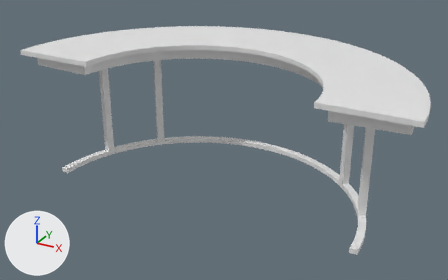
Renders of the glTF model public/models/table.glb from each side of a commit.
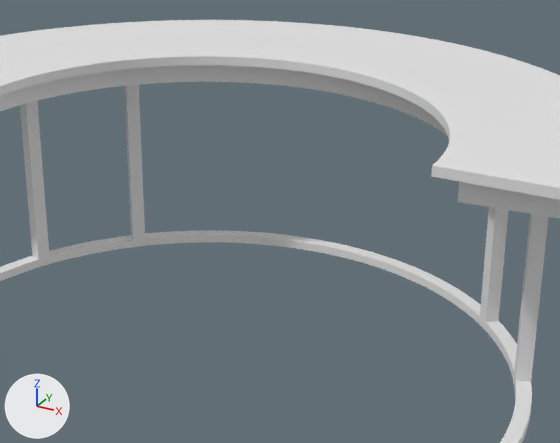
Each version appears first whole from a camera (50 mm lens) standing at (2.26, -3.6, 2.44) and looking at (-0.09, 0.67, 0.31), and next in a close-up on the part from 20% to 85% of the width and 6% to 88% of the height. Every picture has the same lights, and +X, +Y and +Z are marked at lower left. The first two pictures are the older version. Where no turn or scale is listed for an object, it has been applied to the vertices. Vertices at exactly the same position are counted once.

Objects in the first close-up: 'FootBrace', 'Leg_1', 'Leg_2', 'Leg_3', 'Leg_4', 'Skirt', 'Top'.
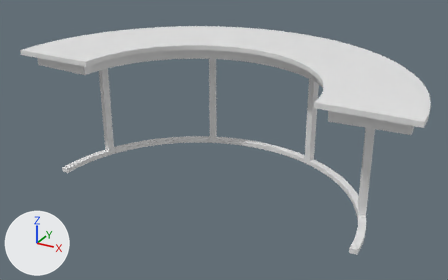
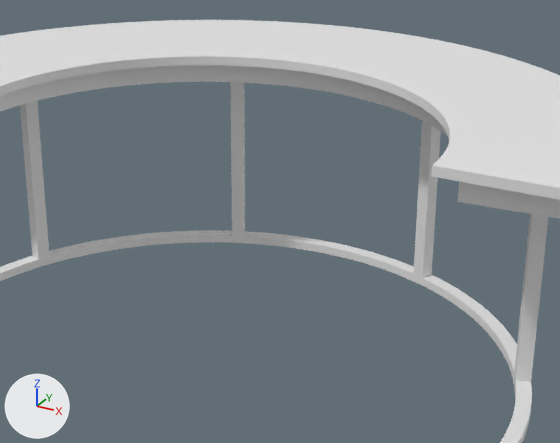
What changed in the scene script:
```text
Change me_leg_1:
    used by ob_leg_1; location = (0.0, 0.0, 0.0)
    remove me_leg_1.from_pydata(...)  # 8 vertices, 12 faces; spans x -0.962..-0.877, y 0.877..0.962, z 0.04..0.91
    add me_leg_1.from_pydata(...)  # 8 vertices, 12 faces; spans x -0.039..0.039, y -0.039..0.039, z -0.435..0.435
    me_leg_1 part 1: the whole mesh is turned -22.5 degrees about the z axis through its middle, then moved by (0.919, -0.919, -0.475)
Change me_leg_2:
    used by ob_leg_2; location = (-0.282, 1.417, 0.0)
    remove me_leg_2.from_pydata(...)  # 8 vertices, 12 faces; spans x -0.958..-0.88, y -0.958..-0.88, z 0.04..0.91
    add me_leg_2.from_pydata(...)  # 8 vertices, 12 faces; spans x -0.039..0.039, y -0.039..0.039, z -0.435..0.435
    me_leg_2 part 2: the whole mesh is moved by (0.919, 0.919, -0.475)
Change me_leg_3:
    used by ob_leg_3; location = (0.282, 1.417, 0.0)
    remove me_leg_3.from_pydata(...)  # 8 vertices, 12 faces; spans x 0.88..0.958, y -0.958..-0.88, z 0.04..0.91
    add me_leg_3.from_pydata(...)  # 8 vertices, 12 faces; spans x -0.039..0.039, y -0.039..0.039, z -0.435..0.435
    me_leg_3 part 3: the whole mesh is moved by (-0.919, 0.919, -0.475)
Change me_leg_4:
    used by ob_leg_4; location = (0.0, 0.0, 0.0)
    remove me_leg_4.from_pydata(...)  # 8 vertices, 12 faces; spans x 0.877..0.962, y 0.877..0.962, z 0.04..0.91
    add me_leg_4.from_pydata(...)  # 8 vertices, 12 faces; spans x -0.039..0.039, y -0.039..0.039, z -0.435..0.435
    me_leg_4 part 4: the whole mesh is turned 22.5 degrees about the z axis through its middle, then moved by (-0.919, -0.919, -0.475)
Change ob_leg_1:
    ob_leg_1.location: (0.0, 0.0, 0.0) -> (1.201, 0.497, 0.475)
Change ob_leg_2:
    ob_leg_2.location: (-0.282, 1.417, 0.0) -> (0.497, 1.201, 0.475)
Change ob_leg_3:
    ob_leg_3.location: (0.282, 1.417, 0.0) -> (-0.497, 1.201, 0.475)
Change ob_leg_4:
    ob_leg_4.location: (0.0, 0.0, 0.0) -> (-1.201, 0.497, 0.475)
```

Where the change shows, as pixel boxes [x1, y1, x2, y2] in the close-ups (560 x 443 px):
'Leg_2', moved: before [20, 101, 50, 260]; after [413, 121, 441, 278]
'Leg_1', moved, turned: before [124, 85, 145, 240]; after [514, 214, 548, 382]
'Leg_3', moved: before [514, 214, 548, 382]; after [230, 82, 245, 236]
'Leg_4', moved, turned: before [480, 207, 509, 322]; after [20, 101, 50, 260]
